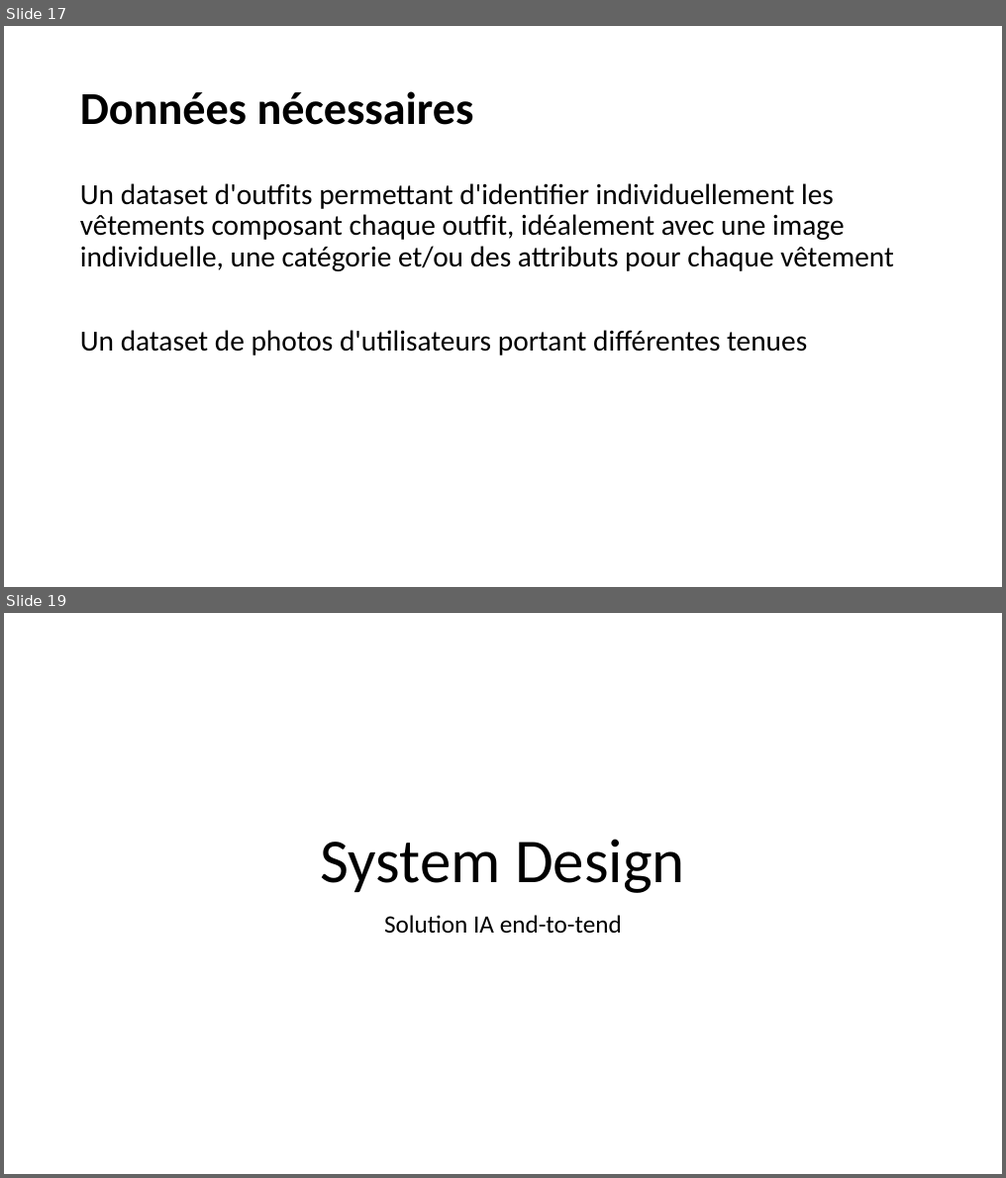
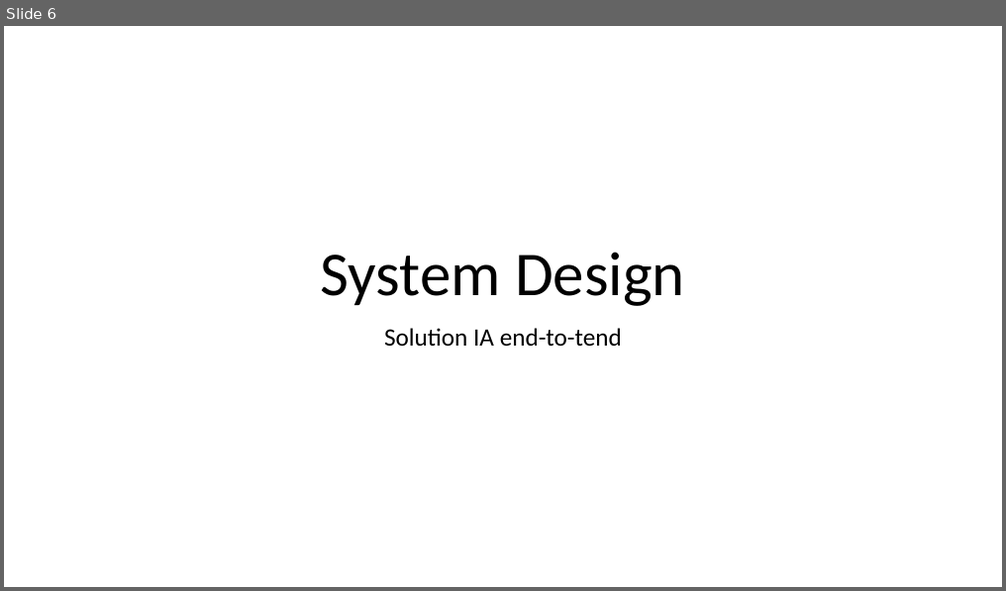
Before and after one commit to Ace4teaM/OCR-FashionInsta, a slide deck: ROI.pptx. Shown one above the other, each under a label of ours: slides 17 and 19 before the commit, slide 6 after it; the slides between them are not shown. The pictures are 1006x1178 and 1006x591 pixels, drawn with LibreOffice and Linux fonts; fonts in the diff are those of the drawing. Boxes give left, top, right and bottom in pixels: in the first picture for what was removed or moved away, otherwise in the second. Text is boxed around its words. In the diff, an @@ line names an element or a change of style, - is before the commit and + after.

```diff
--- a/ROI.pptx
+++ b/ROI.pptx
@@ slide 17 removed at bbox=[4, 26, 1002, 587], background #FFFFFF @@
@@ title removed at bbox=[80, 91, 474, 125] @@
-Données nécessaires
@@ text removed at bbox=[80, 183, 894, 356] @@
-Un dataset d'outfits permettant d'identifier individuellement les vêtements composant chaque outfit, idéalement avec une image individuelle, une catégorie et/ou des attributs pour chaque vêtement
-Un dataset de photos d'utilisateurs portant différentes tenues
@@ what was slide 19 is now slide 6 @@
```
Also in this commit, not shown: 4 slides changed, 4 slides added, 18 other slides removed, 2 other files.
